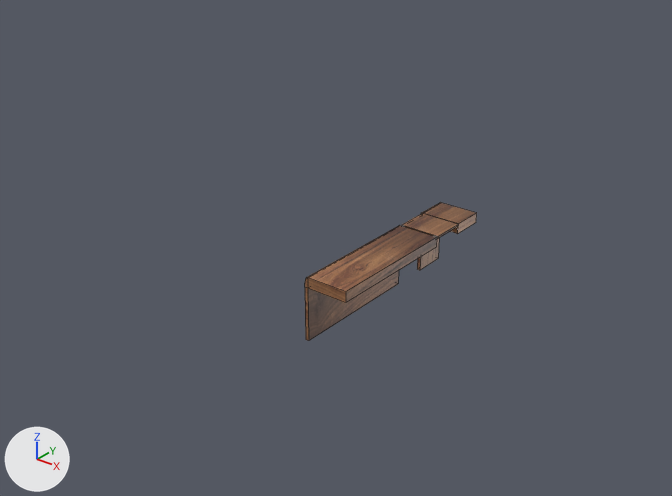
The FBX model Assets/Models/Scenery/Bancada.fbx as it was, and as the next commit left it.
Both versions are drawn from a camera (50 mm lens) standing at (21.2, -26.9, 20.7) and looking at (-2.8, 3.2, 2.1). The axes (+X, +Y, +Z) are drawn at lower left. The lights are the same throughout. Mesh edges are drawn as thin lines. Where no turn or scale is listed for an object, it has been applied to the vertices. Vertices at the same position are counted once.

Names of what the first picture shows: 'Bancada'.
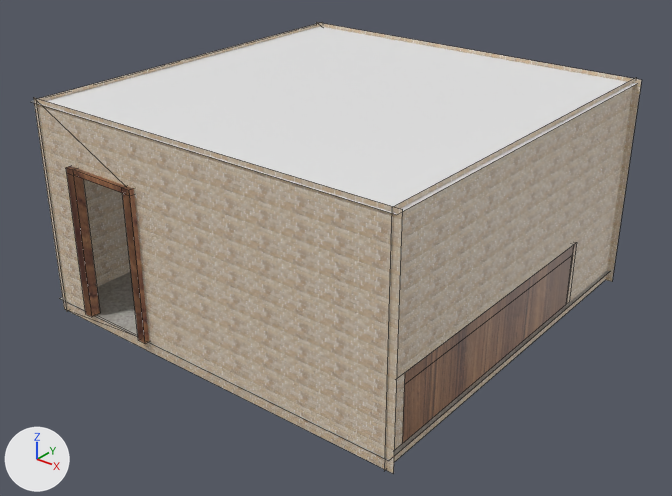
What differs and where, as boxes [x1, y1, x2, y2] in the pictures (672 x 496 px):
'Parede da esquerda', added (beige): after [33, 97, 402, 474]
'Teto', added: after [31, 27, 637, 215]
'Parede de trás', added: after [384, 78, 636, 471]
'Bancada', reshaped, moved: before [305, 202, 477, 341]; after [395, 242, 577, 450]
'Parede da frente', added (brown): after [36, 22, 323, 311]
'Moldura', added (brown): after [66, 166, 149, 343]
'Chão', added: after [59, 271, 610, 461]
'Paredes da direita', added (beige): after [316, 22, 642, 282]
part 1 of me_cube, rebuilt: before [417, 202, 477, 270]; after [571, 242, 577, 266]
part 2 of me_cube, built on: before [305, 225, 437, 341]; after [395, 245, 574, 450]
part 3 of me_cube, surface changed (brown): before [402, 213, 458, 239]

Patch to the scene script:
```diff
--- a/Assets/Models/Scenery/Bancada.fbx.py
+++ b/Assets/Models/Scenery/Bancada.fbx.py
@@ me_cube @@
-me_cube.from_pydata(...)  # 65 vertices, 47 faces; spans x -1.17..1.0, y -1.0..9.1, z -0.2..2.85
+me_cube.from_pydata(...)  # 113 vertices, 88 faces; spans x -1.17..6.04, y -4.99..9.35, z -0.2..2.87
+# me_cube part 1: the loose piece of 26 vertices spanning x -1.17..1.0, y 7.46..9.1, z -0.2..2.85 is rebuilt with 41 vertices and now spans x -1.17..6.04, y 7.5..9.35, z -0.2..2.87
+# me_cube part 2
+# 8 vertices are removed from x -1.17..1.0, y -1.0, z -0.2..2.85
+# 14 faces are deleted
+# 9 vertices move from x -1.17..1.0, y -1.0..7.43, z 2.35..2.85 to x -1.17..1.0, y -4.09..7.43, z 2.35..2.87
+# 19 vertices are added at x -1.0..6.04, y -4.99..9.07, z -0.2..2.86
+# 6 new vertices lie (0.0, -9.71, 0.0) away from vertices in x -1.17..-1.0, y 5.62, z -0.2..2.85
+# 9 new vertices lie (0.0, -0.9, 0.0) away from vertices in x -1.17..-1.0, y -4.09..-1.0, z -0.2..2.85
+# 7 new vertices lie (0.57, 0.0, 0.0) away from vertices in x 5.47, y -4.99..9.07, z -0.2..2.86
+# 38 new faces join them
+# me_cube part 3: 15 kept faces spanning x -1.17..1.0, y 5.6..7.43, z -0.2..2.87 get new texture (UV) coordinates
 me_cube.materials.append(mat_madeira)
@@ me_plane_006 @@
+me_plane_006.from_pydata([(-9.5, -9.5, 0.0), (9.5, -9.5, 0.0), (-9.5, 9.5, 0.0), (9.5, 9.5, 0.0)], [], [(0, 2, 3, 1)])
+me_plane_006.materials.append(mat_teto)  # its picture is missing
@@ ob_bancada @@
 ob_bancada = bpy.data.objects.new('Bancada', me_cube)
-ob_bancada.location = (0.0, 0.0, 0.0)
+ob_bancada.location = (0.0, 0.0, -0.17)
@@ ob_parede_da_frente @@
+ob_parede_da_frente = bpy.data.objects.new('Parede da frente', me_plane_003)  # 4 vertices, 1 face; spans x 0.0, y -9.5..9.5, z -5.1..5.1; in mat_parede (picture img_wall_texture_jpg)
+ob_parede_da_frente.location = (-12.26, 4.28, 4.2)
@@ ob_teto @@
+ob_teto = bpy.data.objects.new('Teto', me_plane_006)
+ob_teto.location = (-3.25, 4.31, 9.11)
@@ ob_parede_de_trás @@
+ob_parede_de_trás = bpy.data.objects.new('Parede de trás', me_plane_005)  # 4 vertices, 1 face; spans x 18.3, y -9.5..9.5, z -5.1..5.1; in mat_parede (picture img_wall_texture_jpg)
+ob_parede_de_trás.location = (-12.26, 4.28, 4.2)
@@ ob_parede_da_esquerda @@
+ob_parede_da_esquerda = bpy.data.objects.new('Parede da esquerda', me_plane_004)  # 9 vertices, 2 faces; spans x -0.3..18.6, y -9.4, z -5.1..5.1; in mat_parede (picture img_wall_texture_jpg)
+ob_parede_da_esquerda.location = (-12.26, 4.28, 4.2)
@@ ob_moldura @@
+ob_moldura = bpy.data.objects.new('Moldura', me_cube_002)  # 24 vertices, 22 faces; spans x -3.82..0.22, y -0.23..0.23, z -3.44..3.63; in mat_moldura (picture img_brown_wooden_flooring_53876_90802_jpg)
+ob_moldura.location = (-6.73, -5.1, 3.07)
@@ ob_chão @@
+ob_chão = bpy.data.objects.new('Chão', me_plane)  # 4 vertices, 1 face; spans x -9.5..9.5, y -9.5..9.5, z 0.0; in mat_chão (picture img_floor_jpg)
+ob_chão.location = (-3.25, 4.31, -0.38)
@@ ob_paredes_da_direita @@
+ob_paredes_da_direita = bpy.data.objects.new('Paredes da direita', me_plane_002)  # 9 vertices, 3 faces; spans x -0.3..18.6, y 9.2, z -5.1..5.1; in mat_parede (picture img_wall_texture_jpg)
+ob_paredes_da_direita.location = (-12.26, 4.28, 4.2)
```
